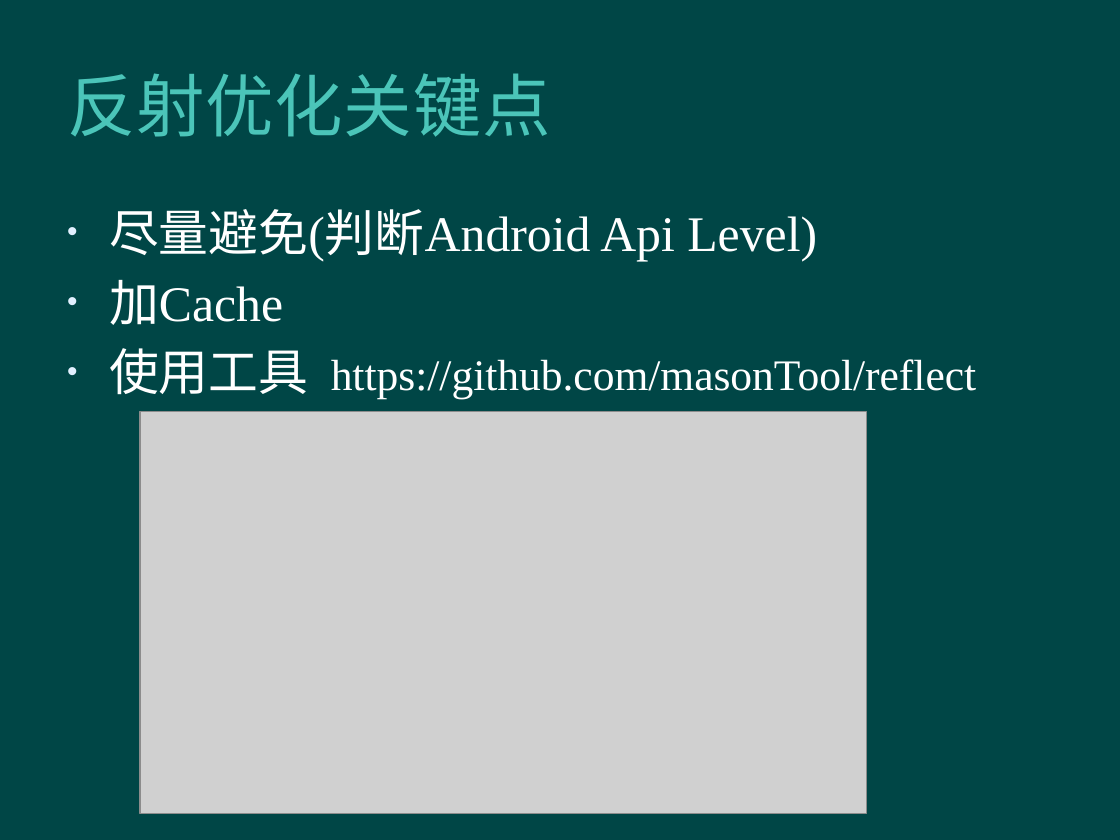
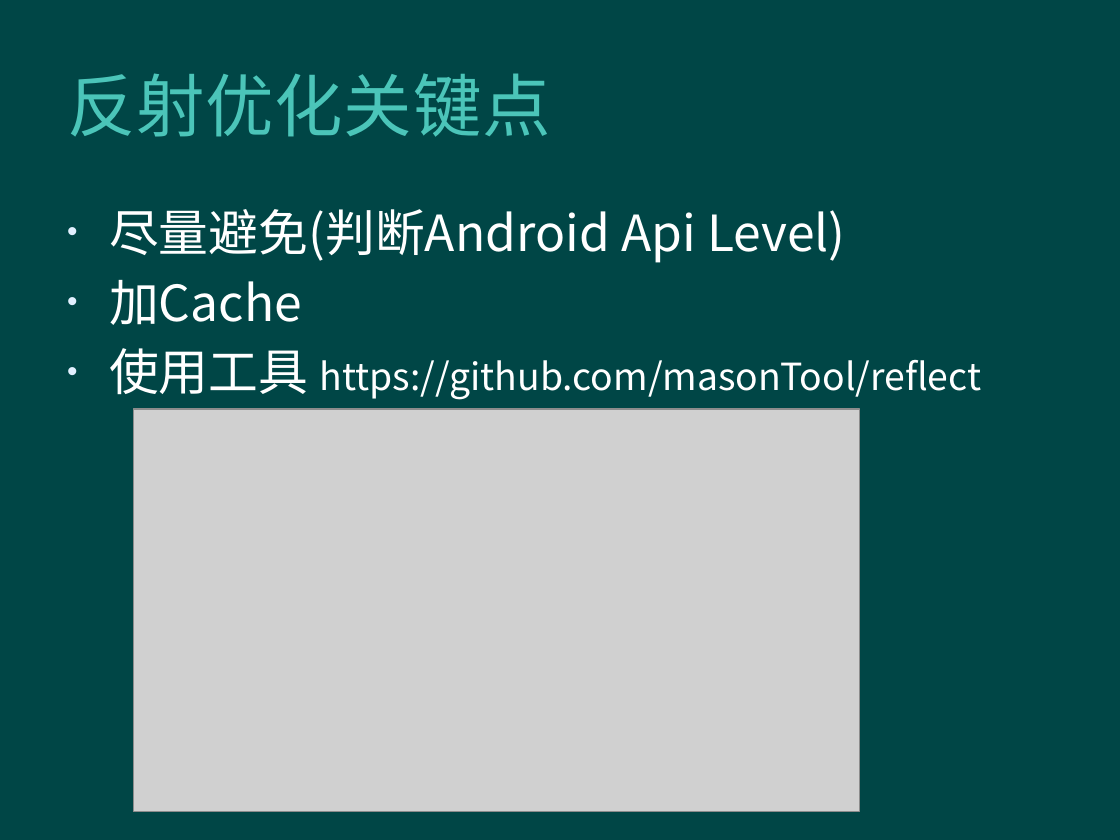
Before and after one commit to mapeiyu/OptimizationDemo, a slide deck: slide 23 of Android Optimization.pptx (slide 22 before the commit). Drawn at 1120x840 pixels with LibreOffice and Linux fonts; fonts in the diff are those of the drawing; grey boxes stand for pictures; background and template pictures are left out. Boxes give left, top, right and bottom in pixels: in the first picture for what was removed or moved away, otherwise in the second. Text is boxed around its words. In the diff, an @@ line names an element or a change of style, - is before the commit and + after.

```diff
--- a/Android Optimization.pptx
+++ b/Android Optimization.pptx
@@ text "尽量避免(判断Android Api Level)" at box(109, 209, 982, 400): font Times New Roman to Noto Sans CJK SC; size 28 to 24 pt in "https://github.com/masonTool/reflect" @@
@@ picture: place and size @@
-picture at box(140, 411, 866, 813)
+picture at box(133, 409, 859, 811)
```
Also in this commit, not shown: 17 other slides changed, 2 slides added.
